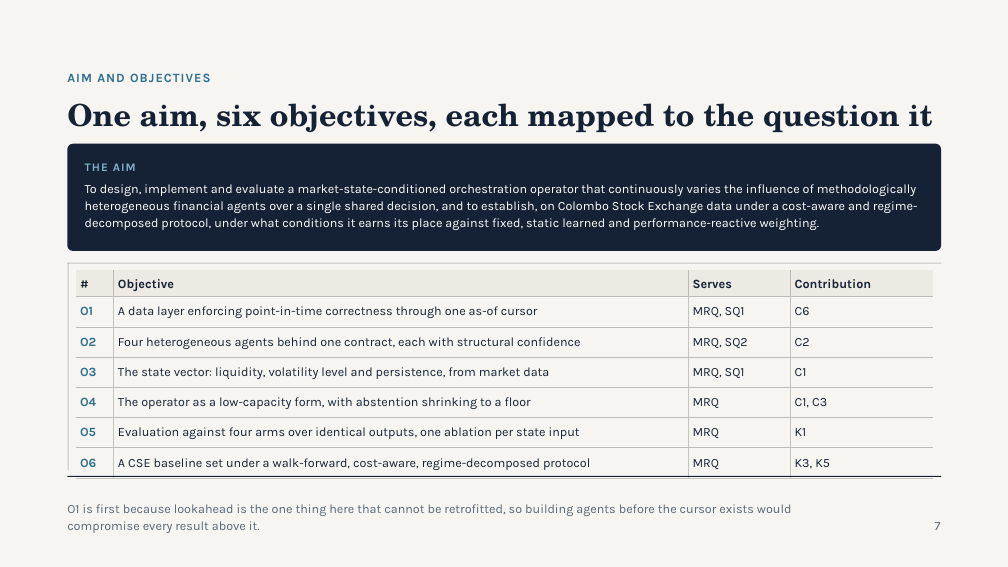
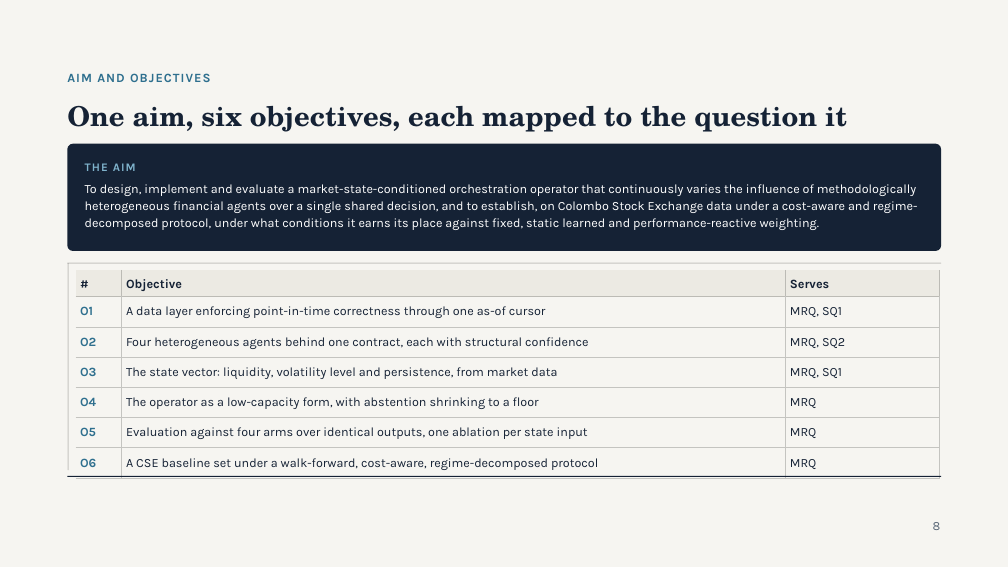
Before and after one commit to Shaahid02/my-obsidian-vault, a slide deck: slide 8 of FYP/Project Proposal/PP Deck 2026-11-05.pptx (slide 7 before the commit). Drawn at 1008x567 pixels with LibreOffice and Linux fonts; fonts in the diff are those of the drawing. Boxes give left, top, right and bottom in pixels: in the first picture for what was removed or moved away, otherwise in the second. Text is boxed around its words. In the diff, an @@ line names an element or a change of style, - is before the commit and + after.

```diff
--- a/FYP/Project Proposal/PP Deck 2026-11-05.pptx
+++ b/FYP/Project Proposal/PP Deck 2026-11-05.pptx
@@ title "One aim, six objectives, each ..." at (67,106,847,132): size 29 to 26.1 pt @@
@@ table at (76,270,941,477) @@
-column 4: Contribution | C6 | C2 | C1 | C1, C3 | K1 | K3, K5
@@ table: place and size @@
-table at (76,270,934,477)
+table at (76,270,941,477)
@@ text removed at (67,504,792,533) @@
-O1 is first because lookahead is the one thing here that cannot be retrofitted, so building agents before the cursor exists would compromise every result above it.
@@ text at (933,522,941,530): text changed @@
-7
+8
```
Also in this commit, not shown: 17 other slides changed, 1 other file.
